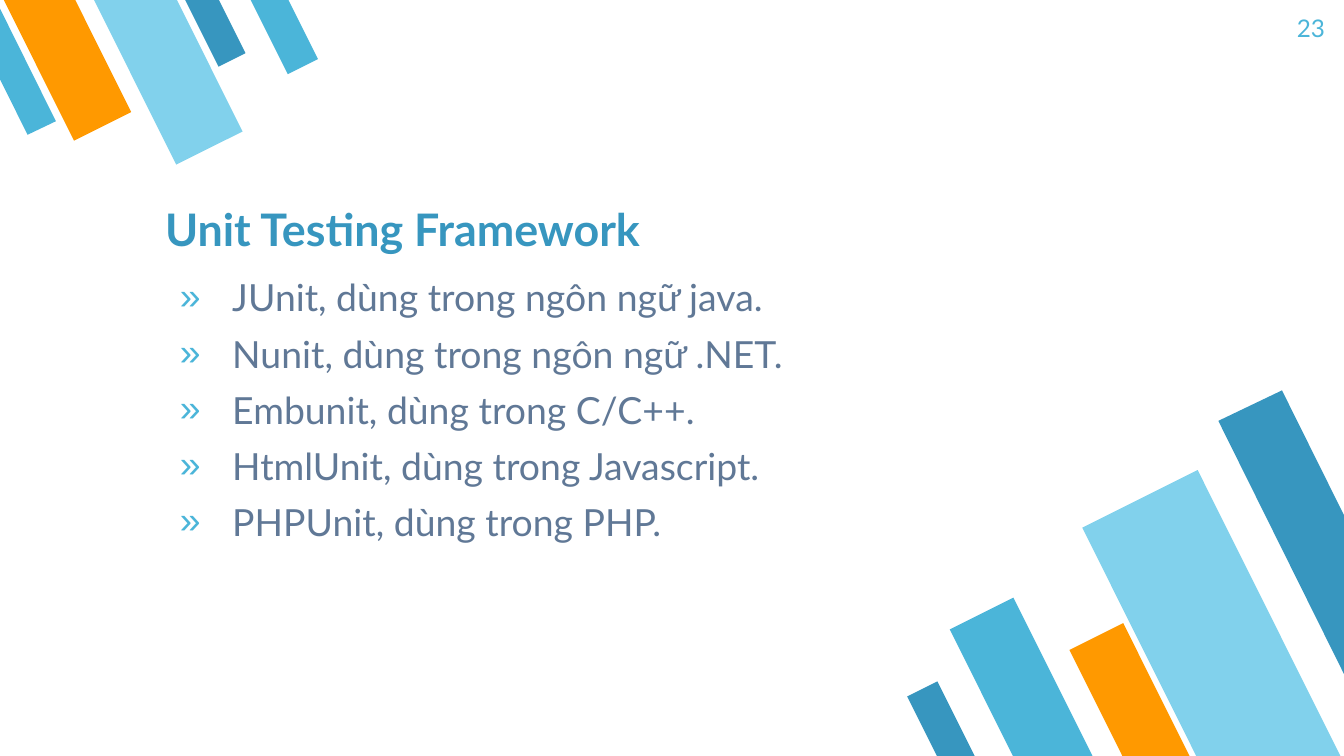
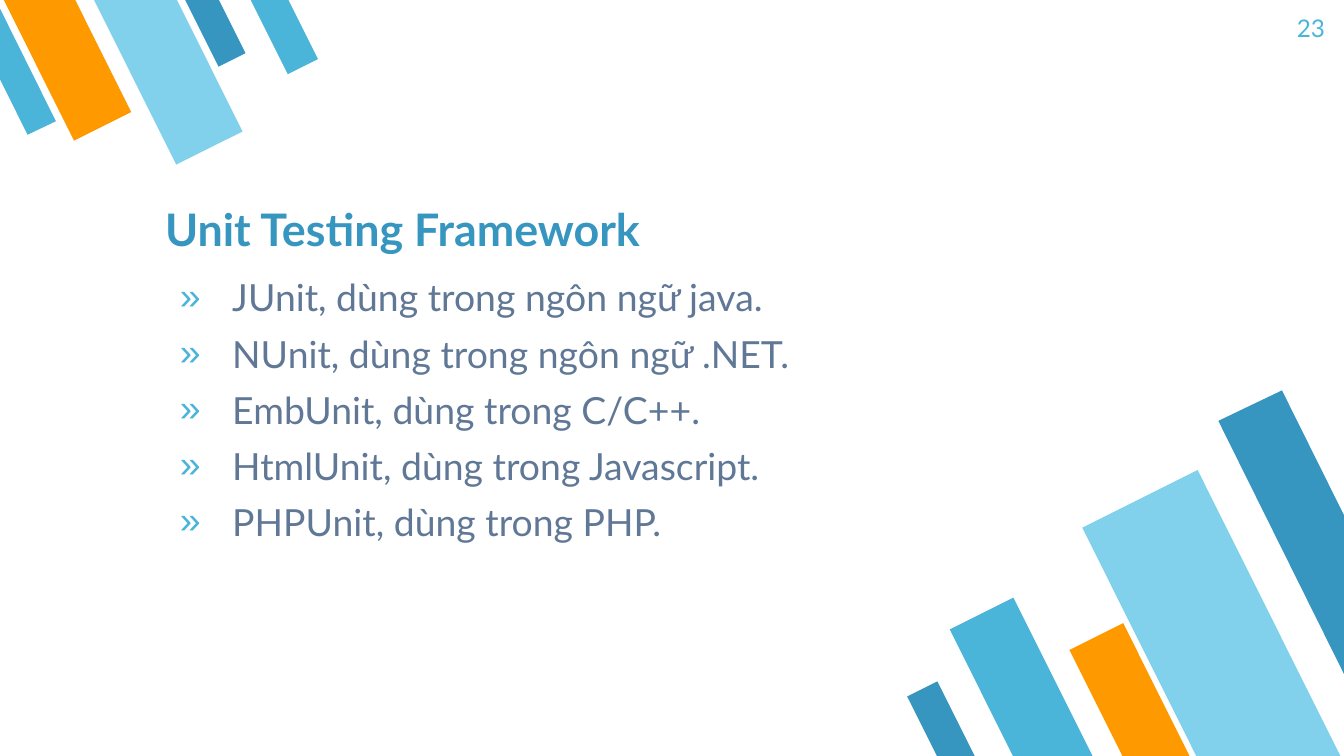
Before and after one commit to vanluom123/seminar, a slide deck: slide 23 of Report/SoftwareTesting_Nhom1_15520461_15520059_15520278_SE400.K11.pptx. Drawn at 1344x756 pixels with LibreOffice and Linux fonts; fonts in the diff are those of the drawing. Boxes give left, top, right and bottom in pixels: in the first picture for what was removed or moved away, otherwise in the second. Text is boxed around its words. In the diff, an @@ line names an element or a change of style, - is before the commit and + after.

```diff
--- a/Report/SoftwareTesting_Nhom1_15520461_15520059_15520278_SE400.K11.pptx
+++ b/Report/SoftwareTesting_Nhom1_15520461_15520059_15520278_SE400.K11.pptx
@@ text at [232, 340, 789, 431]: text changed @@
-» Nunit, dùng trong ngôn ngữ .NET.
-» Embunit, dùng trong C/C++.
+» NUnit, dùng trong ngôn ngữ .NET.
+» EmbUnit, dùng trong C/C++.
```
Also in this commit, not shown: 2 slides added, 8 other files.
